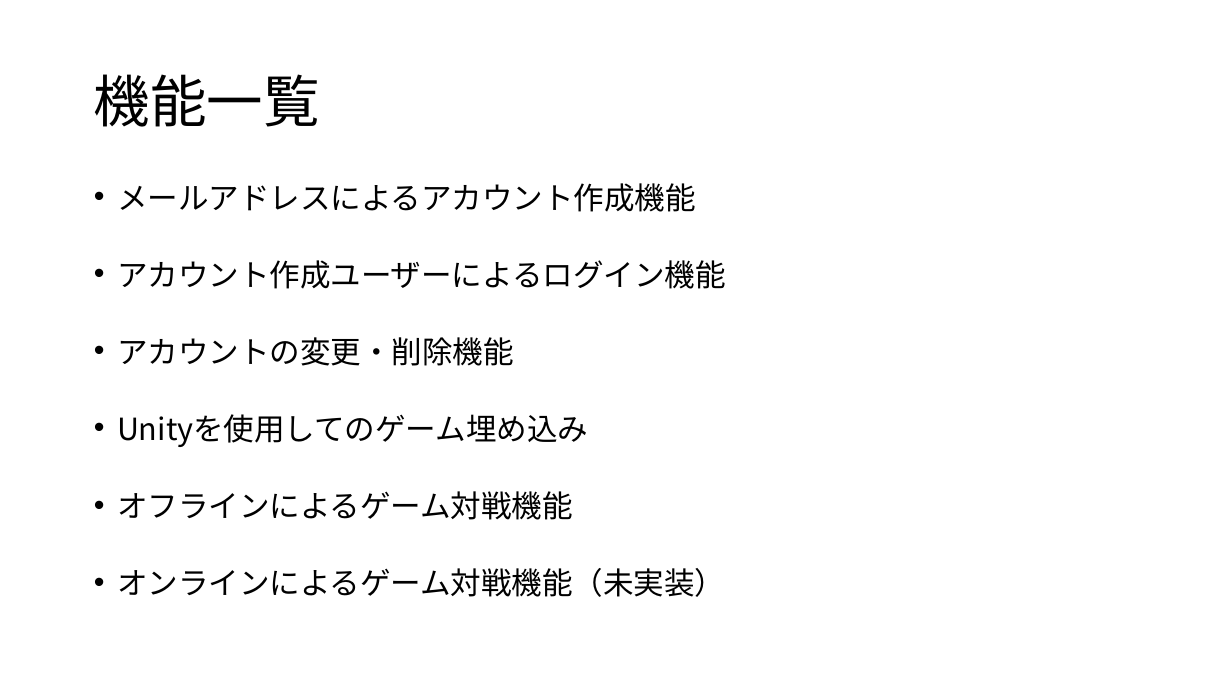
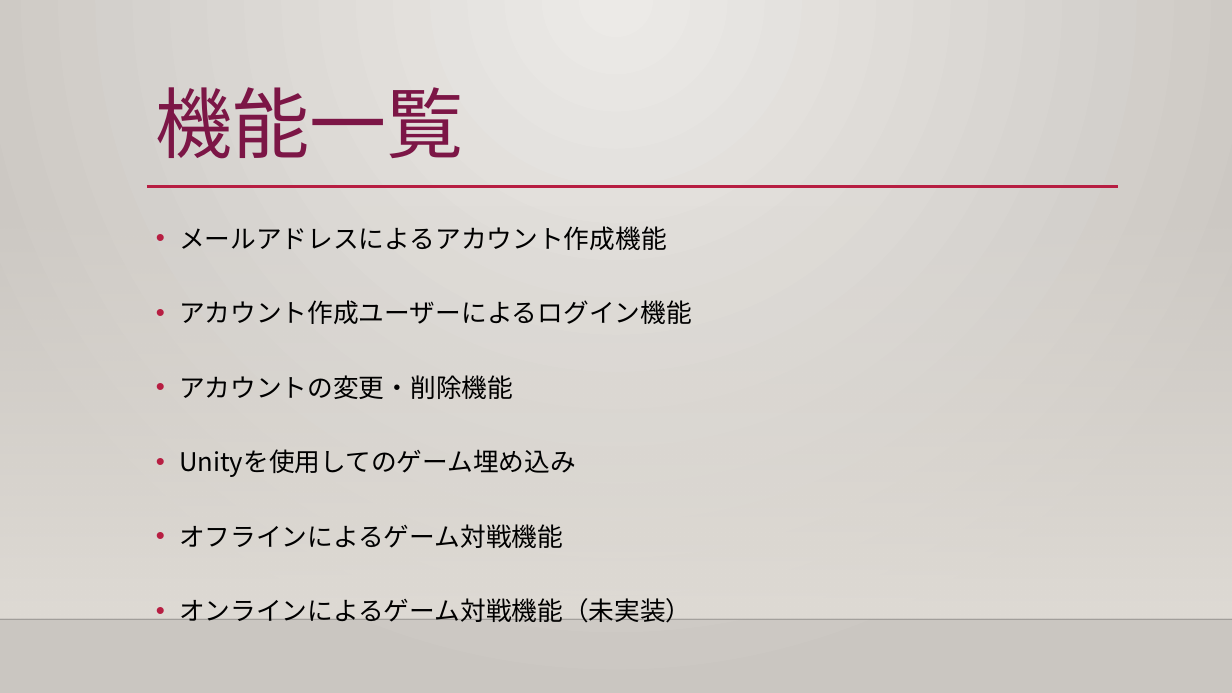
Before and after one commit to ivy239001/threerings, a slide deck: slide 5 of ThreeRings.pptx (slide 4 before the commit). Drawn at 1232x693 pixels with LibreOffice and Linux fonts; fonts in the diff are those of the drawing; background and template pictures are left out. Boxes give left, top, right and bottom in pixels: in the first picture for what was removed or moved away, otherwise in the second. Text is boxed around its words. In the diff, an @@ line names an element or a change of style, - is before the commit and + after.

```diff
--- a/ThreeRings.pptx
+++ b/ThreeRings.pptx
@@ background #FFFFFF to gradient #ECEAE7 to #CAC7C1 @@
@@ title "機能一覧": place and size @@
-title "機能一覧" at bbox=[94, 74, 320, 127]
+title "機能一覧" at bbox=[156, 87, 464, 159]
@@ title "機能一覧" at bbox=[156, 87, 464, 159]: size 44 to 60 pt, text colour #000000 to #7C1646; vertical alignment middle to top @@
@@ rectangle added at bbox=[0, 204, 1232, 619], fill gradient #DFDBD5 @@
@@ text "メールアドレスによるアカウント作成機能": place and size @@
-text "メールアドレスによるアカウント作成機能" at bbox=[117, 183, 726, 597]
+text "メールアドレスによるアカウント作成機能" at bbox=[179, 226, 692, 623]
@@ text "メールアドレスによるアカウント作成機能" at bbox=[179, 226, 692, 623]: size 23.8 to 20 pt; line spacing 0.7 to 2 @@
@@ line added from (147, 187) to (1118, 187), #B71E42 2.5 pt @@
@@ line added from (0, 619) to (1232, 619), #000001 1 pt @@
```
Also in this commit, not shown: 8 other slides changed, 2 slides added, 5 other files.
